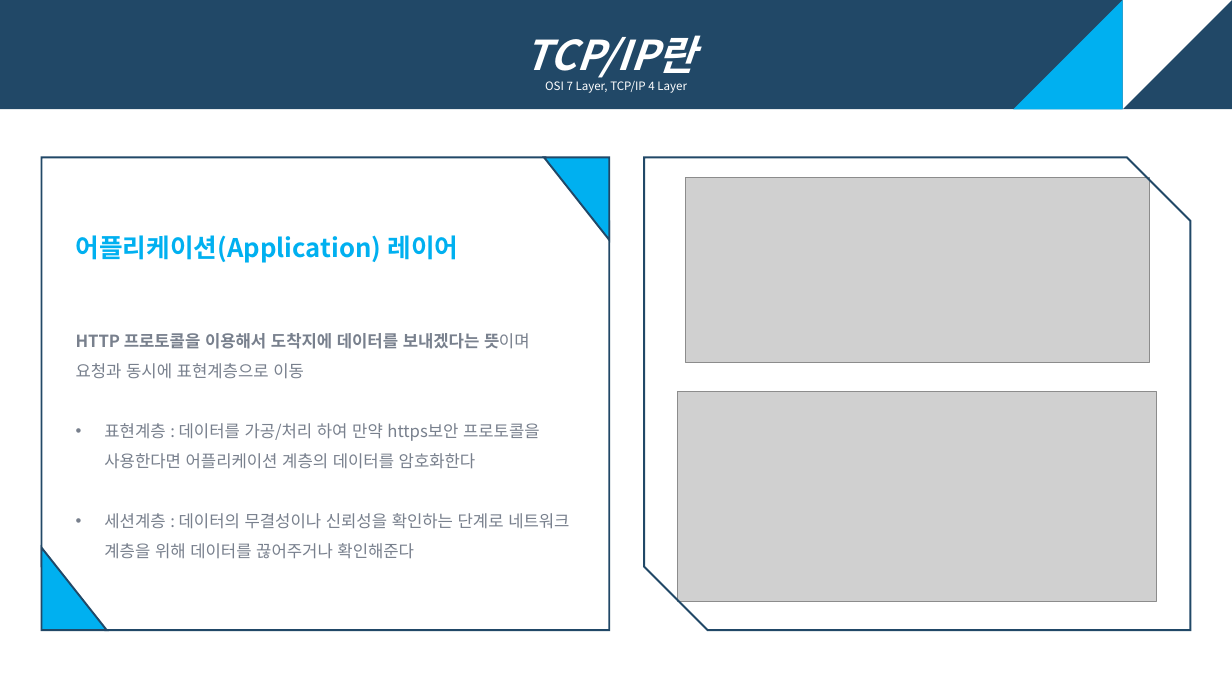
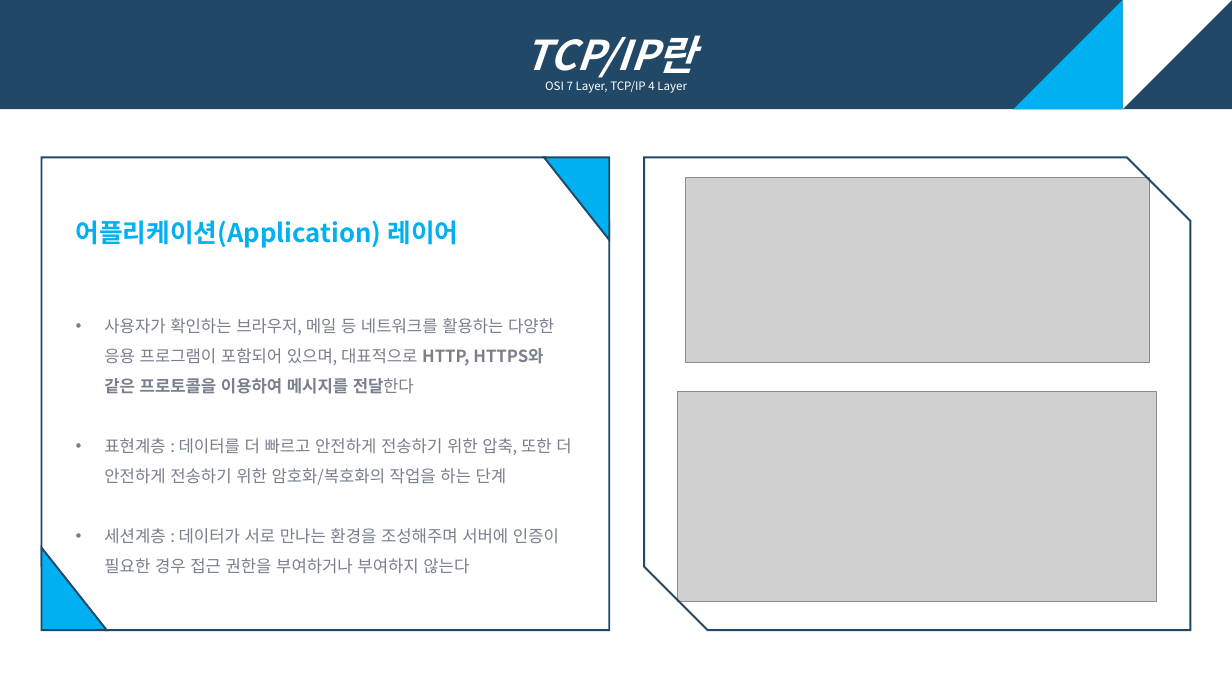
Before and after one commit to eunbee-kim/dmsql1471, a slide deck: slide 4 of 교육/3주차_TCP_IP_AJAX_Git.pptx. Drawn at 1232x693 pixels with LibreOffice and Linux fonts; fonts in the diff are those of the drawing; grey boxes stand for pictures. Boxes give left, top, right and bottom in pixels: in the first picture for what was removed or moved away, otherwise in the second. Text is boxed around its words. In the diff, an @@ line names an element or a change of style, - is before the commit and + after.

```diff
--- a/교육/3주차_TCP_IP_AJAX_Git.pptx
+++ b/교육/3주차_TCP_IP_AJAX_Git.pptx
@@ text at (104,318,571,574): text changed @@
-HTTP 프로토콜을 이용해서 도착지에 데이터를 보내겠다는 뜻이며 요청과 동시에 표현계층으로 이동
-• 표현계층 : 데이터를 가공/처리 하여 만약 https보안 프로토콜을 사용한다면 어플리케이션 계층의 데이터를 암호화한다
-• 세션계층 : 데이터의 무결성이나 신뢰성을 확인하는 단계로 네트워크 계층을 위해 데이터를 끊어주거나 확인해준다
+• 사용자가 확인하는 브라우저, 메일 등 네트워크를 활용하는 다양한 응용 프로그램이 포함되어 있으며, 대표적으로 HTTP, HTTPS와 같은 프로토콜을 이용하여 메시지를 전달한다
+• 표현계층 : 데이터를 더 빠르고 안전하게 전송하기 위한 압축, 또한 더 안전하게 전송하기 위한 암호화/복호화의 작업을 하는 단계
+• 세션계층 : 데이터가 서로 만나는 환경을 조성해주며 서버에 인증이 필요한 경우 접근 권한을 부여하거나 부여하지 않는다
```
Also in this commit, not shown: 7 other slides changed, 1 slide added, 2 other files.
